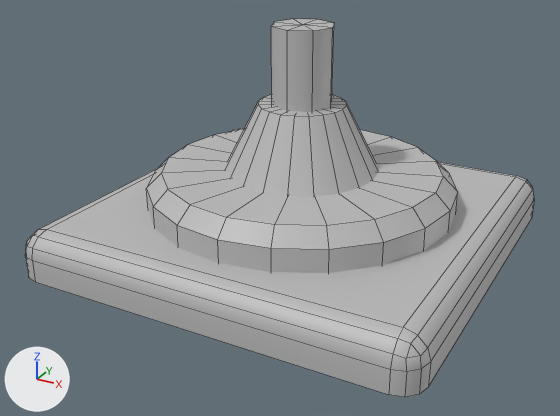
One commit to the FBX model GDL_AI_Jam/Assets/Meshes/floor_pivot.fbx: the scene before it, then after it.
Before and after are seen from a 50 mm lens placed at (0.00776, -0.01507, 0.00804), pointed at (-0.0001, -0.00078, 0.0009). The lights are fixed; the arrows at lower left show +X, +Y and +Z. Mesh edges are drawn as thin lines. Where no turn or scale is listed for an object, it has been applied to the vertices.

In view in the first picture: 'floor_pivot'.
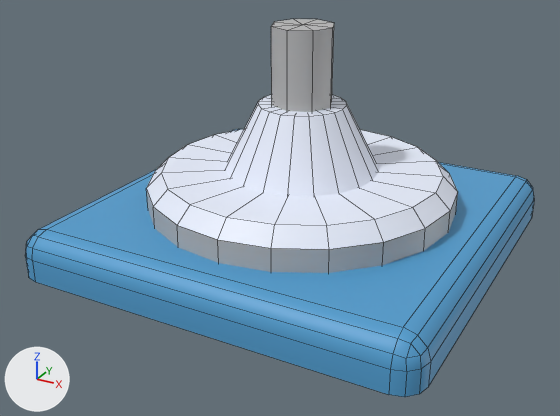
Pixel boxes [x1, y1, x2, y2] of what changed, in the pictures (560 x 416 px):
```json
{"part": 1, "of": "me_mesh", "change": "recoloured", "before": [32, 129, 534, 397], "after": [32, 129, 534, 397], "on screen": "grey to blue"}
{"part": 2, "of": "me_mesh", "change": "recoloured", "before": [40, 129, 239, 229], "after": [40, 129, 239, 229], "on screen": "grey to blue"}
{"part": 3, "of": "me_mesh", "change": "recoloured", "before": [26, 229, 46, 281], "after": [26, 229, 46, 281], "on screen": "grey to blue"}
{"part": 4, "of": "me_mesh", "change": "recoloured", "before": [147, 95, 458, 249], "after": [147, 95, 458, 249], "on screen": "grey to white"}
```

Scene script edits in JSON lines:
```json
{"op": "add", "block": "mat_white", "code": ["mat_white = principled_material('white')", "mat_white.base_color = (0.824, 0.874, 1.0)  # white #eaf0ff"]}
{"op": "add", "block": "mat_blue", "code": ["mat_blue = principled_material('blue')", "mat_blue.base_color = (0.0823, 0.342, 0.631)  # blue #519ed0"]}
{"block": "me_mesh", "where": "me_mesh.from_pydata(...)  # 186 vertices, 222 faces; spans x -0.00464..0.00464, y -0.00458..0.00458, z -0.00025..0.00494"}
{"block": "me_mesh", "where": "# used by ob_floor_pivot; location = (0.0, 0.0, 0.0)"}
{"block": "me_mesh", "change": "me_mesh part 1: 34 of the faces centred in x 0.0..0.00464, y -0.00458..0.00458, z -0.00025..0.00081 switch from mat_lambert1 (grey #bcbcbc) to mat_blue (blue #519ed0)"}
{"block": "me_mesh", "change": "me_mesh part 2: 14 of the faces centred in x -0.00464..-0.00423, y 0.0..0.00455, z 0.00001..0.00077 switch from mat_lambert1 (grey #bcbcbc) to mat_blue (blue #519ed0)"}
{"block": "me_mesh", "change": "me_mesh part 3: 10 of the faces centred in x -0.00461..-0.00423, y -0.00455..-0.00417, z 0.00001..0.00074 switch from mat_lambert1 (grey #bcbcbc) to mat_blue (blue #519ed0)"}
{"block": "me_mesh", "change": "me_mesh part 4: 120 of the faces centred in x -0.00328..0.00336, y -0.00332..0.00332, z 0.00051..0.00319 switch from mat_lambert1 (grey #bcbcbc) to mat_white (white #eaf0ff)"}
```
